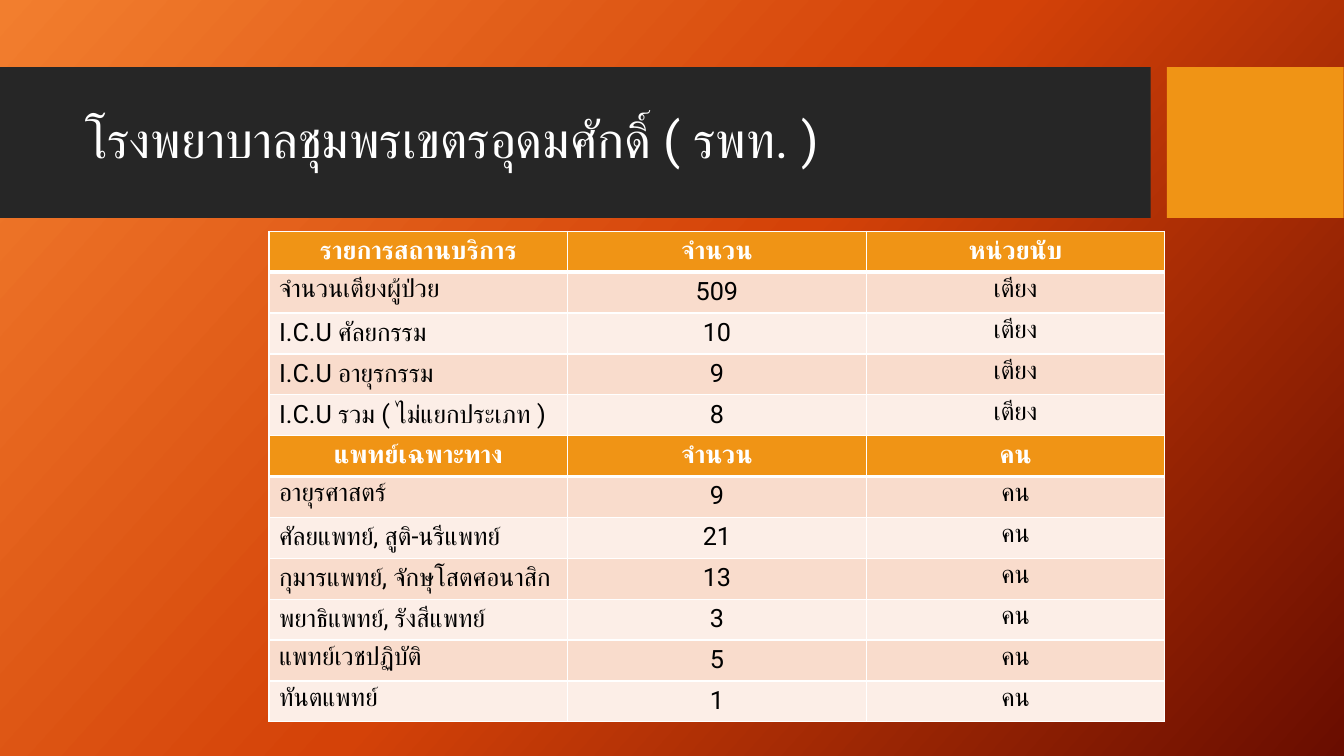
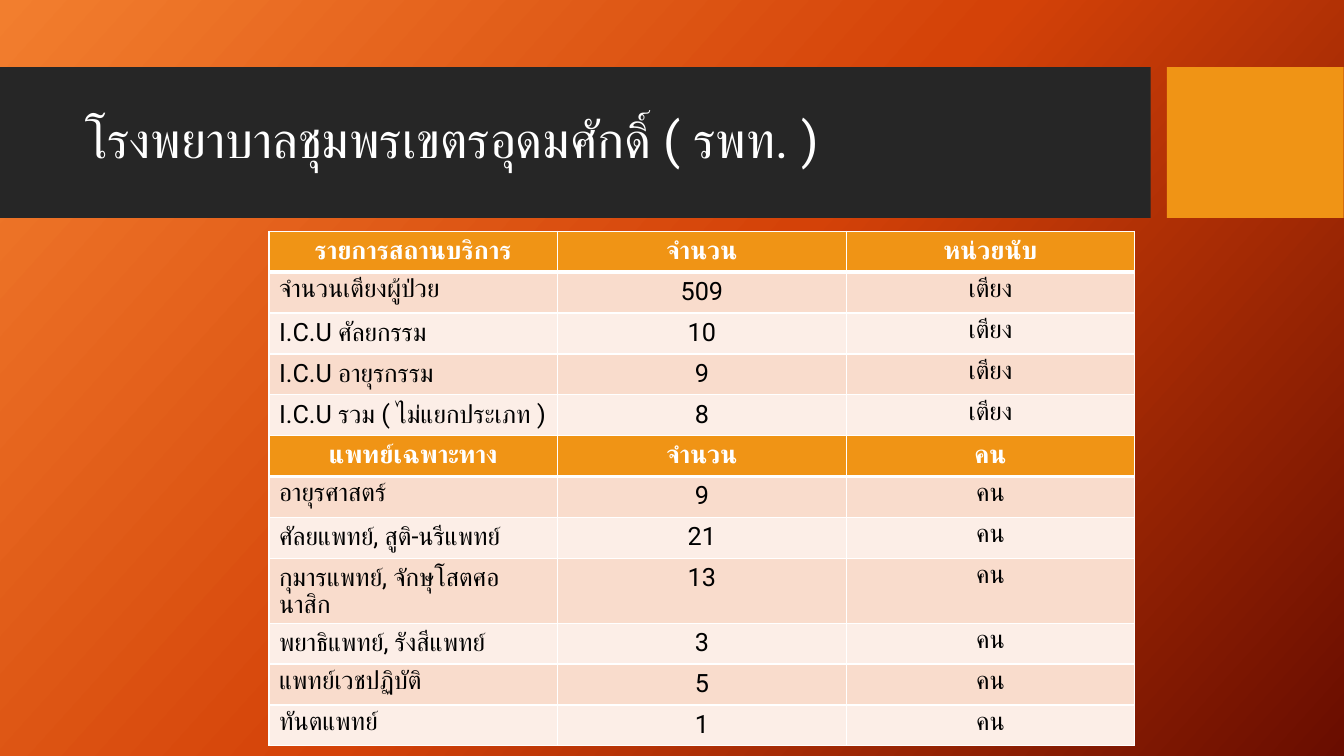
Before and after one commit to joblackpoc/Jobs_SSJ, a slide deck: slide 2 of gishealth.pptx. Drawn at 1344x756 pixels with LibreOffice and Linux fonts; fonts in the diff are those of the drawing; background and template pictures are left out. Boxes give left, top, right and bottom in pixels: in the first picture for what was removed or moved away, otherwise in the second. Text is boxed around its words. In the diff, an @@ line names an element or a change of style, - is before the commit and + after.

```diff
--- a/gishealth.pptx
+++ b/gishealth.pptx
@@ table: place and size @@
-table at [269, 231, 1165, 436]
+table at [269, 231, 1134, 436]
@@ table: place and size @@
-table at [269, 436, 1165, 722]
+table at [269, 436, 1134, 737]
```
Also in this commit, not shown: 2 other slides changed, 1 other file.
